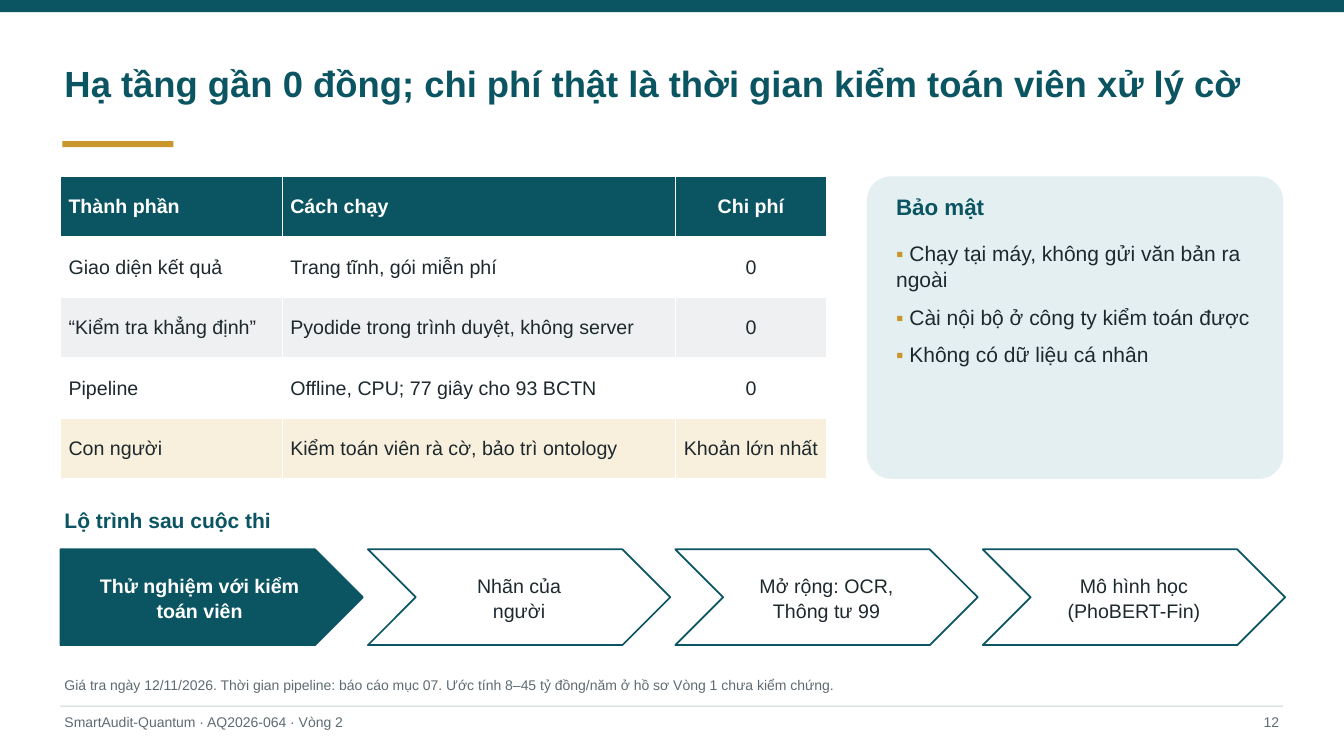
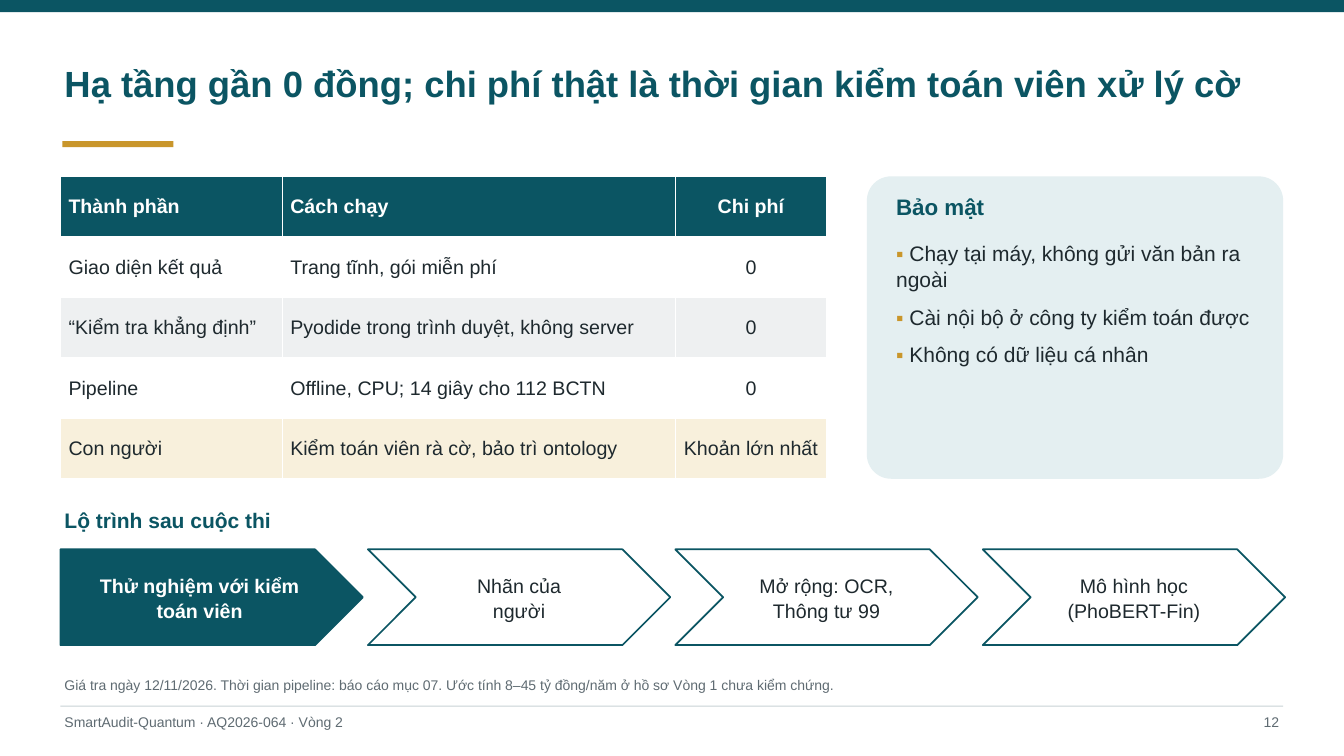
Before and after one commit to hungnv-2811/aiquantum, a slide deck: slide 12 of deliverables/AQ2026-R2-AQ2026-064-Slide.pptx. Drawn at 1344x756 pixels with LibreOffice and Linux fonts; fonts in the diff are those of the drawing. Boxes give left, top, right and bottom in pixels: in the first picture for what was removed or moved away, otherwise in the second. Text is boxed around its words. In the diff, an @@ line names an element or a change of style, - is before the commit and + after.

```diff
--- a/deliverables/AQ2026-R2-AQ2026-064-Slide.pptx
+++ b/deliverables/AQ2026-R2-AQ2026-064-Slide.pptx
@@ table at (x1=60, y1=176, x2=827, y2=479) @@
-row 4, column 2: Offline, CPU; 77 giây cho 93 BCTN
+row 4, column 2: Offline, CPU; 14 giây cho 112 BCTN
```
Also in this commit, not shown: 6 other slides changed, 29 other files.
